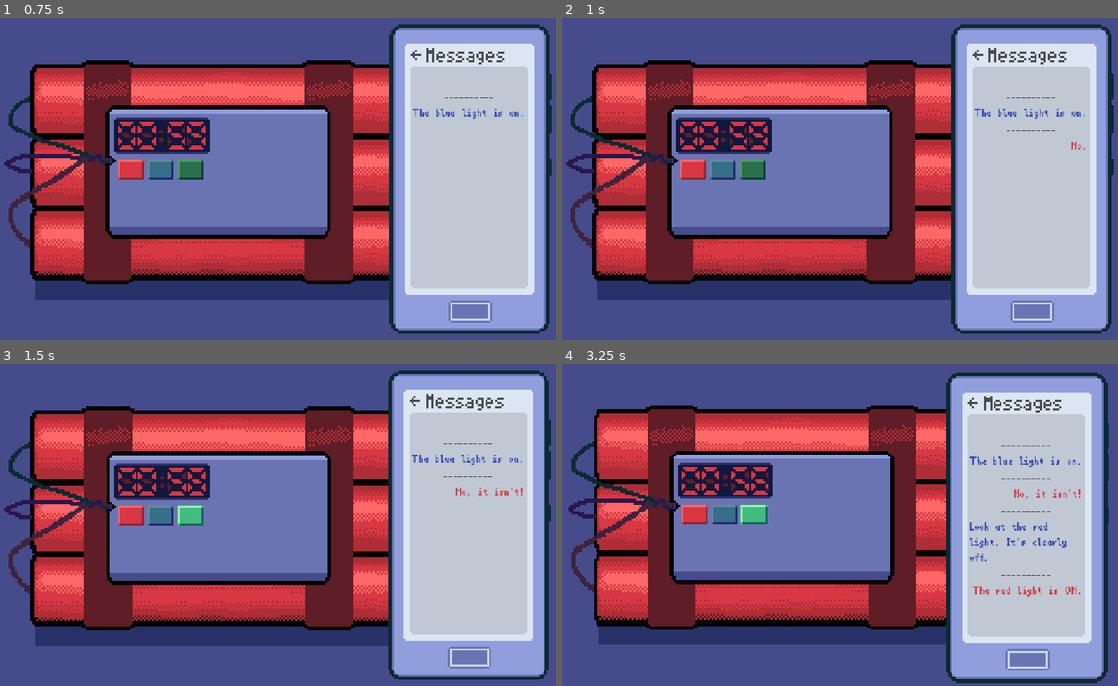
Above: before the commit, frames 1-4 (two rows, left to right).
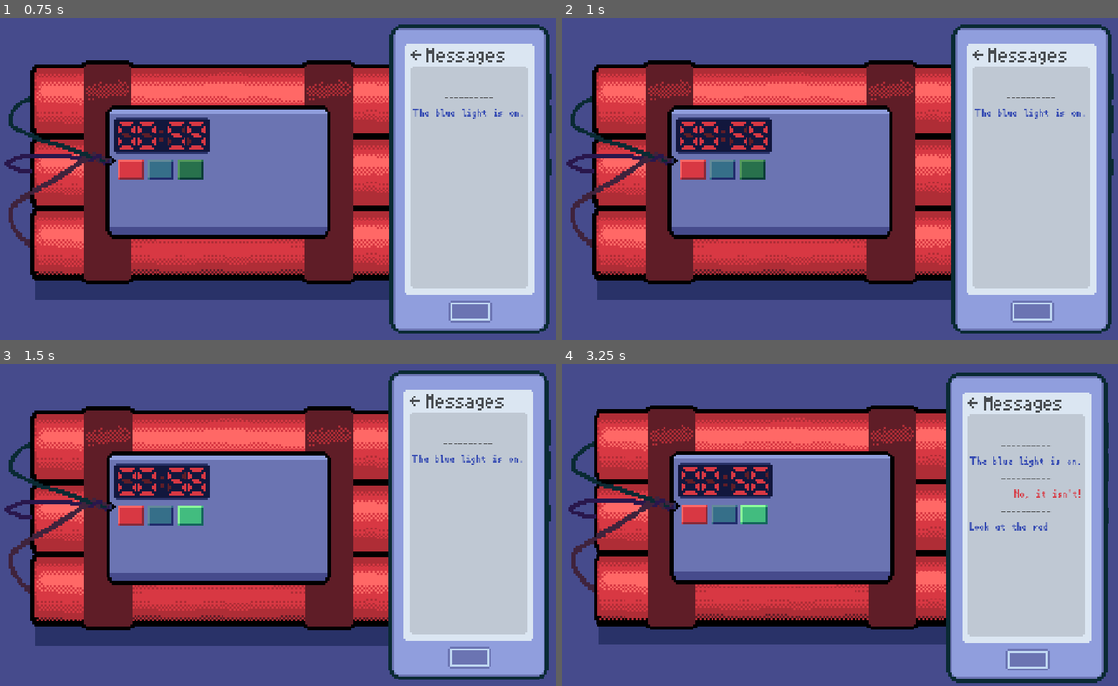
Above: after the commit, the same moments.

Repository: Mr-Excoem/brackeys-jam-2026-2
Game: Godot game, scene res://main.tscn
The game is run twice, just before and just after one commit, with the same random seed, the same clock (stepped at 60 frames per second) and the same inputs.
Inputs (mouse positions are in pixels of both pictures, inside the frame that each line leads up to):
- Up to frame 1 (0.75 s): click (133, 169) at 0.5 s
- Up to frame 2 (1 s): no input
- Up to frame 3 (1.5 s): click (189, 515) at 1.25 s
- Up to frame 4 (3.25 s): click (723, 515) at 2 s; tap Enter at 2.75 s; move the mouse to (1029, 425) at 2.77 s; hold Right from 2.78 s (still down); tap Alt at 2.85 s; click (1029, 425) at 2.92 s

Frame 1 is identical in both runs. In frame 2, less than 0.1% of the frame differs, in the area x 80-95%, y 34-42%; in frame 3, 0.1%; in frame 4, 0.4%, in the area x 73-94%, y 54-73%.

Commit message:
Using random duration between dialogue

Diff:
--- a/brackeys-2026/main.gd
+++ b/brackeys-2026/main.gd
@@ -48,12 +48,14 @@
 	message.finished_typing.connect(_on_message_finished)
 
 	await get_tree().process_frame
-	$CanvasLayer/Phone/ChatScroll.scroll_vertical = $CanvasLayer/Phone/ChatScroll.get_v_scroll_bar().max_value
 
 func _on_message_finished():
 	dialogue_index += 1
+	$CanvasLayer/Phone/ChatScroll.scroll_vertical = $CanvasLayer/Phone/ChatScroll.get_v_scroll_bar().max_value
 
-	await get_tree().create_timer(0.5).timeout
+	await get_tree().create_timer(
+		randf_range(0.3,2)
+	).timeout
 
 	show_dialogue()
 
